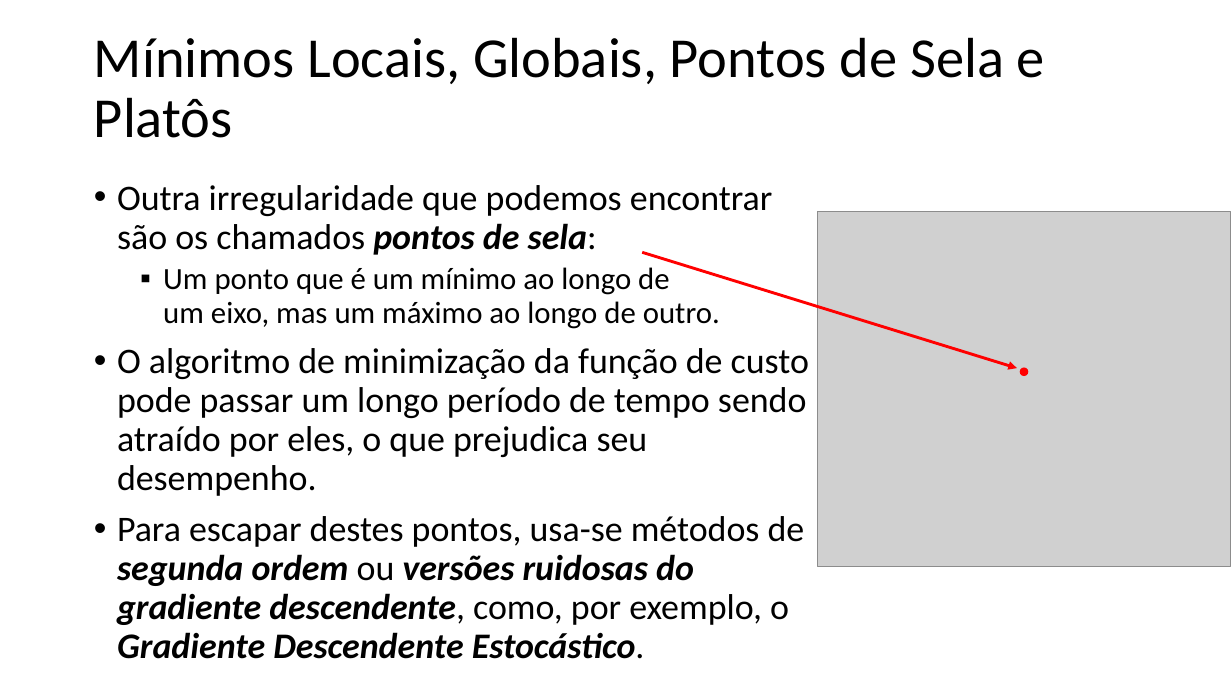
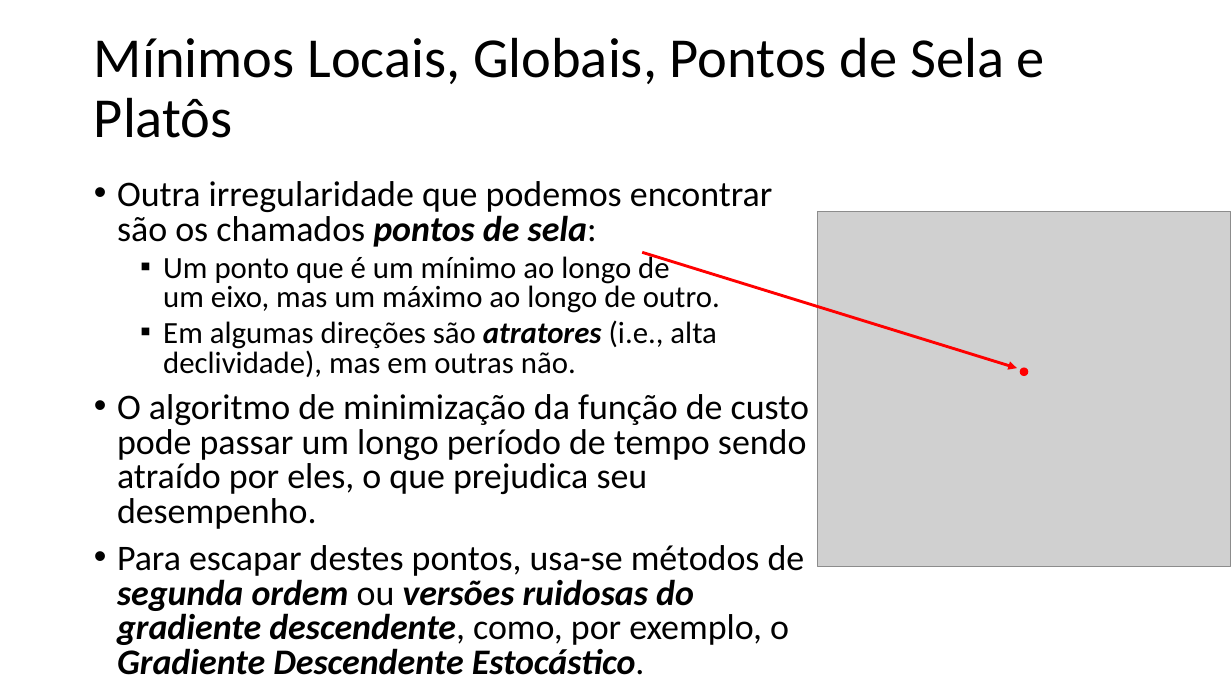
Before and after one commit to zz4fap/t320_aprendizado_de_maquina, a slide deck: slide 8 of slides/T320_Redes_Neurais_Artificiais (Parte III).pptx. Drawn at 1232x693 pixels with LibreOffice and Linux fonts; fonts in the diff are those of the drawing; grey boxes stand for pictures. Boxes give left, top, right and bottom in pixels: in the first picture for what was removed or moved away, otherwise in the second. Text is boxed around its words. In the diff, an @@ line names an element or a change of style, - is before the commit and + after.

```diff
--- a/slides/T320_Redes_Neurais_Artificiais (Parte III).pptx
+++ b/slides/T320_Redes_Neurais_Artificiais (Parte III).pptx
@@ text at [117,181,809,675]: line spacing 0.9 to 0.8 @@
@@ text at [163,320,716,377]: paragraph added @@
+  ▪ Em algumas direções são atratores (i.e., alta declividade), mas em outras não.
```
Also in this commit, not shown: 3 other slides changed, 3 other files.
